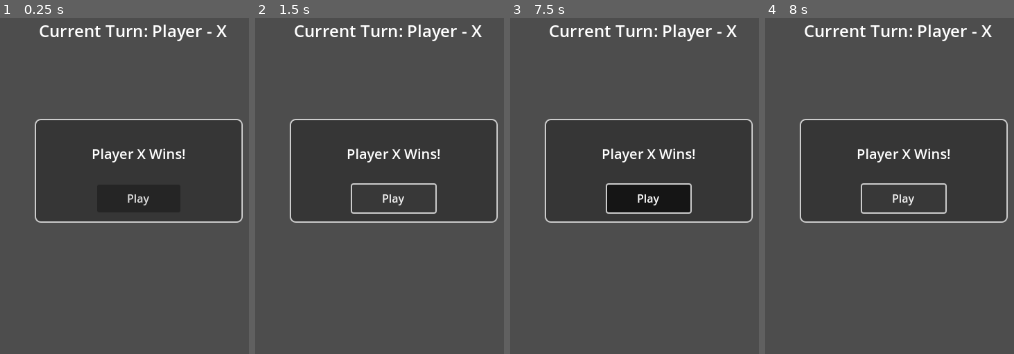
Above: before the commit, frames 1-4 (left to right).
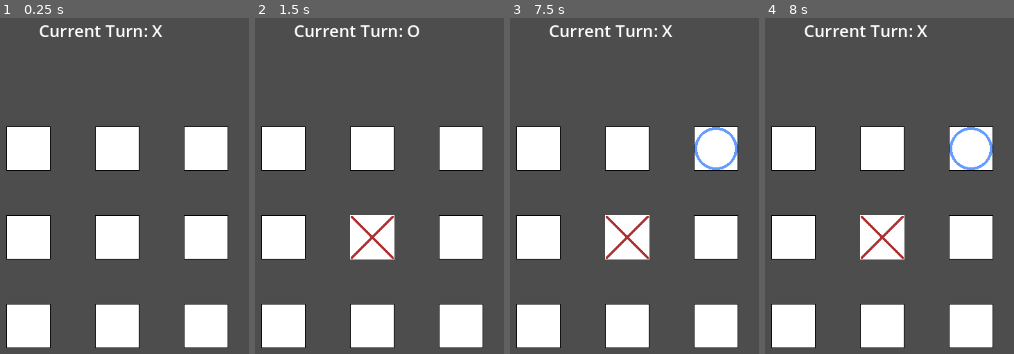
Above: after the commit, the same moments.

Repository: CodeBrew618/306
Game: Godot game, scene res://Scenes/Level.tscn
Two runs of this game, one before a commit and one after it. Both use one fixed random seed, a clock stepped at 60 frames per second and the inputs below. The project has no main scene, so this scene is started directly.
Inputs (mouse positions are in pixels of both pictures, inside the frame that each line leads up to):
- Up to frame 1 (0.25 s): no input
- Up to frame 2 (1.5 s): click (394, 199) at 0.5 s, where only the run before the commit has a clickable "Play"; click (394, 199) at 1.25 s, where only the run before the commit has a clickable "Play"
- Up to frame 3 (7.5 s): click (649, 199) at 2 s, where only the run before the commit has a clickable "Play"; tap Enter at 2.75, 4.25, 5.75 s; move the mouse to (outside the picture) at 2.77 s; hold Shift 2.78-3.5 s; click (outside the picture) at 2.92 s; tap Space at 3.5, 5, 6.5 s; drag from (outside the picture) to (594, 280) at 3.52 s; move the mouse to (714, 91) at 4.27 s; tap Ctrl at 4.35 s; click (714, 91) at 4.42 s; drag from (594, 280) to (outside the picture) at 5.02 s; move the mouse to (outside the picture) at 5.77 s; tap Alt at 5.85 s; click (outside the picture) at 5.92 s; drag from (outside the picture) to (512, 78) at 6.52 s; move the mouse to (674, 189) at 7.27 s; hold Shift from 7.28 s (still down); click (674, 189) at 7.42 s
- Up to frame 4 (8 s): keep holding Shift

The runs differ from the first frame. In frame 1, 26% of the frame differs, in the area x 2-98%, y 1-99%; in frame 2, 23%; in frame 3, 26%; in frame 4, 23%.
Error before the commit: Invalid assignment of property or key 'model' with value of type 'RefCounted (Model)' on a base object of type 'TileMapLayer (View)'. (res://Scripts/controller…

Commit message:
Update the view class and script.

Diff:
--- a/A2/a-2-tilemaps-mvc/Scripts/view.gd
+++ b/A2/a-2-tilemaps-mvc/Scripts/view.gd
@@ -1,2 +1,45 @@
 class_name View
 extends TileMapLayer
+
+# Constants for tile IDs (based on spritesheet)
+# Column 0: O tile (circle)
+# Column 1: X tile (red X)
+# Column 2: Empty tile (white background)
+const TILE_EMPTY = Vector2i(2, 0)
+const TILE_X = Vector2i(1, 0)
+const TILE_O = Vector2i(0, 0)
+
+# Reference to model for initial board setup
+var model: Model
+
+func _ready() -> void:
+	# Initialize the board visually
+	initialize_visual_board()
+
+
+
+
+#Set up the game board
+func initialize_visual_board() -> void:
+	clear()
+	for y in range(3):
+		for x in range(3):
+			set_cell(Vector2i(x, y), 0, TILE_EMPTY)
+
+func on_board_updated(x: int, y: int, player: int) -> void:
+	var tile_coords: Vector2i
+	match player:
+		Model.Player.X:
+			tile_coords = TILE_X
+		Model.Player.O:
+			tile_coords = TILE_O
+		_:
+			tile_coords = TILE_EMPTY
+
+	set_cell(Vector2i(x, y), 0, tile_coords)
+
+func on_game_reset() -> void:
+	initialize_visual_board()
+
+func world_to_board(world_pos: Vector2) -> Vector2i:
+	return local_to_map(to_local(world_pos))
Not shown, changed: .DS_Store
